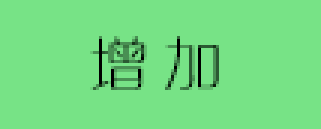
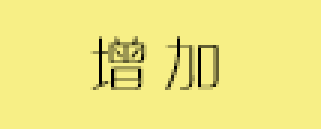
Layer changes from the first 321px x 129px image to the second:
painted on "增加" over [0, 0, 321, 129]
